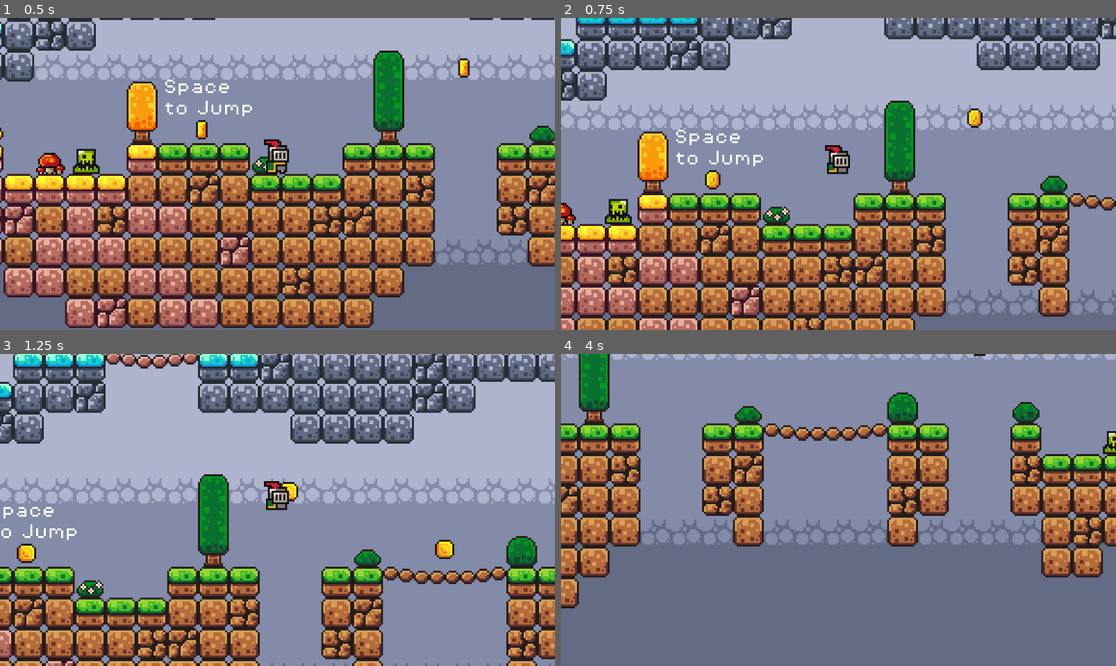
Above: before the commit, frames 1-4 (two rows, left to right).
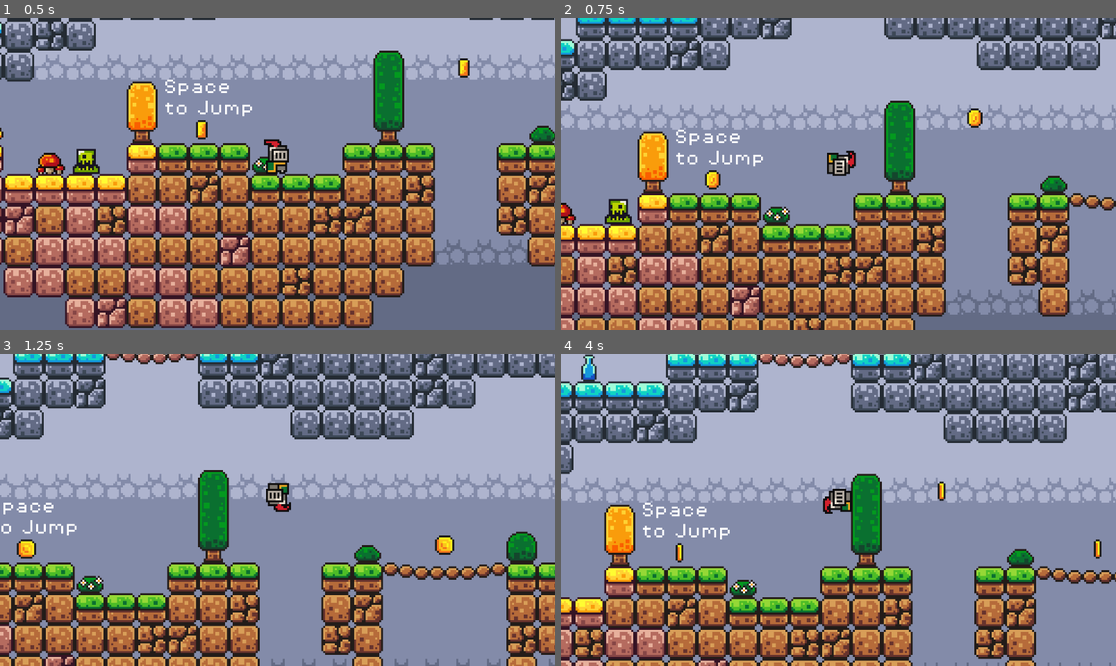
Above: after the commit, the same moments.

Repository: infi-defi/2d-platformer
Game: Godot game, scene res://scenes/game.tscn
Same seed, same stepped clock (60 frames per second), same inputs: the game is played once before the commit and once after it.
Inputs:
- Up to frame 1 (0.5 s): no input
- Up to frame 2 (0.75 s): hold D (move_right) from 0.53 s (still down); tap Space (jump) at 0.6 s
- Up to frame 3 (1.25 s): keep holding D (move_right); tap Space (jump) at 0.77, 1.07 s
- Up to frame 4 (4 s): tap Space (jump) at 1.35, 1.52, 1.82, 2.1, 2.85, 3.02, 3.32, 3.6, 3.77 s; release D (move_right) at 2.03 s; hold A (move_left) 2.03-2.78 s; hold D (move_right) from 2.78 s (still down)

Frame 1 is identical in both runs. In frame 2, 0.3% of the frame differs, in the area x 47-54%, y 40-51%; in frame 3, 32%; in frame 4, 92%, in the area x 0-100%, y 0-100%.

Commit message:
added cayote time, double jumps, death animation

Diff:
--- a/project.godot
+++ b/project.godot
@@ -39,6 +39,11 @@
 , Object(InputEventKey,"resource_local_to_scene":false,"resource_name":"","device":-1,"window_id":0,"alt_pressed":false,"shift_pressed":false,"ctrl_pressed":false,"meta_pressed":false,"pressed":false,"keycode":0,"physical_keycode":4194321,"key_label":0,"unicode":0,"echo":false,"script":null)
 ]
 }
+dash={
+"deadzone": 0.5,
+"events": [Object(InputEventKey,"resource_local_to_scene":false,"resource_name":"","device":-1,"window_id":0,"alt_pressed":false,"shift_pressed":false,"ctrl_pressed":false,"meta_pressed":false,"pressed":false,"keycode":0,"physical_keycode":4194325,"key_label":0,"unicode":0,"echo":false,"script":null)
+]
+}
 
 [rendering]
 
--- a/scenes/killzone.tscn
+++ b/scenes/killzone.tscn
@@ -7,7 +7,6 @@
 script = ExtResource("1_vy7hb")
 
 [node name="Timer" type="Timer" parent="."]
-wait_time = 0.6
 one_shot = true
 
 [connection signal="body_entered" from="." to="." method="_on_body_entered"]
--- a/scenes/player.tscn
+++ b/scenes/player.tscn
@@ -1,8 +1,28 @@
-[gd_scene load_steps=26 format=3 uid="uid://cmhux5uhvfbm4"]
+[gd_scene load_steps=34 format=3 uid="uid://cmhux5uhvfbm4"]
 
 [ext_resource type="Script" path="res://scripts/player.gd" id="1_sawhh"]
 [ext_resource type="Texture2D" uid="uid://i3d5icmugre" path="res://assets/sprites/knight.png" id="1_twc6m"]
 
+[sub_resource type="AtlasTexture" id="AtlasTexture_ofab5"]
+atlas = ExtResource("1_twc6m")
+region = Rect2(0, 224, 32, 32)
+
+[sub_resource type="AtlasTexture" id="AtlasTexture_8su0e"]
+atlas = ExtResource("1_twc6m")
+region = Rect2(64, 192, 32, 32)
+
+[sub_resource type="AtlasTexture" id="AtlasTexture_xy4eb"]
+atlas = ExtResource("1_twc6m")
+region = Rect2(32, 224, 32, 32)
+
+[sub_resource type="AtlasTexture" id="AtlasTexture_obbme"]
+atlas = ExtResource("1_twc6m")
+region = Rect2(64, 224, 32, 32)
+
+[sub_resource type="AtlasTexture" id="AtlasTexture_54btr"]
+atlas = ExtResource("1_twc6m")
+region = Rect2(96, 224, 32, 32)
+
 [sub_resource type="AtlasTexture" id="AtlasTexture_nh6xx"]
 atlas = ExtResource("1_twc6m")
 region = Rect2(0, 0, 32, 32)
@@ -19,9 +39,21 @@
 atlas = ExtResource("1_twc6m")
 region = Rect2(96, 0, 32, 32)
 
-[sub_resource type="AtlasTexture" id="AtlasTexture_kpxxl"]
+[sub_resource type="AtlasTexture" id="AtlasTexture_a3ac7"]
 atlas = ExtResource("1_twc6m")
 region = Rect2(64, 160, 32, 32)
+
+[sub_resource type="AtlasTexture" id="AtlasTexture_2dxsm"]
+atlas = ExtResource("1_twc6m")
+region = Rect2(96, 160, 32, 32)
+
+[sub_resource type="AtlasTexture" id="AtlasTexture_q6ukb"]
+atlas = ExtResource("1_twc6m")
+region = Rect2(128, 160, 32, 32)
+
+[sub_resource type="AtlasTexture" id="AtlasTexture_8utw3"]
+atlas = ExtResource("1_twc6m")
+region = Rect2(160, 160, 32, 32)
 
 [sub_resource type="AtlasTexture" id="AtlasTexture_n6s4n"]
 atlas = ExtResource("1_twc6m")
@@ -89,6 +121,26 @@
 
 [sub_resource type="SpriteFrames" id="SpriteFrames_x1xlw"]
 animations = [{
+"frames": [{
+"duration": 1.8,
+"texture": SubResource("AtlasTexture_ofab5")
+}, {
+"duration": 0.8,
+"texture": SubResource("AtlasTexture_8su0e")
+}, {
+"duration": 1.0,
+"texture": SubResource("AtlasTexture_xy4eb")
+}, {
+"duration": 1.0,
+"texture": SubResource("AtlasTexture_obbme")
+}, {
+"duration": 4.0,
+"texture": SubResource("AtlasTexture_54btr")
+}],
+"loop": false,
+"name": &"death",
+"speed": 5.0
+}, {
 "frames": [{
 "duration": 1.0,
 "texture": SubResource("AtlasTexture_nh6xx")
@@ -108,11 +160,20 @@
 }, {
 "frames": [{
 "duration": 1.0,
-"texture": SubResource("AtlasTexture_kpxxl")
+"texture": SubResource("AtlasTexture_a3ac7")
+}, {
+"duration": 1.0,
+"texture": SubResource("AtlasTexture_2dxsm")
+}, {
+"duration": 1.0,
+"texture": SubResource("AtlasTexture_q6ukb")
+}, {
+"duration": 1.0,
+"texture": SubResource("AtlasTexture_8utw3")
 }],
 "loop": true,
 "name": &"jump",
-"speed": 5.0
+"speed": 10.0
 }, {
 "frames": [{
 "duration": 1.0,
@@ -185,3 +246,7 @@
 [node name="CollisionShape2D" type="CollisionShape2D" parent="."]
 position = Vector2(0, -5)
 shape = SubResource("CircleShape2D_vo4pf")
+
+[node name="cayoteTimer" type="Timer" parent="."]
+wait_time = 0.15
+one_shot = true
--- a/scripts/coin.gd
+++ b/scripts/coin.gd
@@ -3,6 +3,7 @@
 @onready var game_manager = %"game manager"
 @onready var animation_player = $AnimationPlayer
 
+#Coin pickup func.
 func _on_body_entered(body):
 	game_manager.addPoint()
 	animation_player.play("pickup")
--- a/scripts/game_manager.gd
+++ b/scripts/game_manager.gd
@@ -1,8 +1,8 @@
 extends Node
 
+@onready var score_label = $scoreLabel
+
 var score = 0
-
-@onready var score_label = $scoreLabel
 
 func addPoint():
 	score += 1
--- a/scripts/killzone.gd
+++ b/scripts/killzone.gd
@@ -1,12 +1,14 @@
 extends Area2D
+
 @onready var timer = $Timer
 
 
 func _on_body_entered(body):
-	print("You died")
-	Engine.time_scale = 0.5
-	body.get_node("CollisionShape2D").queue_free()
-	timer.start()
+	if body.has_method("die") && !body.dead:
+		print("You died")
+		body.die()
+		Engine.time_scale = 0.5
+		timer.start()
 
 func _on_timer_timeout():
 	Engine.time_scale = 1
--- a/scripts/player.gd
+++ b/scripts/player.gd
@@ -1,43 +1,51 @@
 extends CharacterBody2D
 
+@onready var cayoteTimer = $cayoteTimer
+@onready var animated_sprite = $AnimatedSprite2D
 
-const SPEED = 130.0
+const DEFUALT_SPEED = 130.0
 const JUMP_VELOCITY = -250.0
+const extra_jumps = 1
+var dead = false
+var SPEED = DEFUALT_SPEED
+var jumps = extra_jumps
 
-
-# Get the gravity from the project settings to be synced with RigidBody nodes.
+#Get the gravity from the project settings to be synced with RigidBody nodes.
 var gravity = ProjectSettings.get_setting("physics/2d/default_gravity")
 
-@onready var animated_sprite = $AnimatedSprite2D
+#Main function
+func _physics_process(delta):
 
-func _physics_process(delta):
-	# Add the gravity.
-	if not is_on_floor():
+	#Add the gravity.
+	if !is_on_floor():
 		velocity.y += gravity * delta
-
-	# Handle jump.
-	if Input.is_action_just_pressed("jump") and is_on_floor():
-		velocity.y = JUMP_VELOCITY
 
 	#Get input direction: -1,0,1
 	var direction = Input.get_axis("move_left", "move_right")
 
 	#Flip sprite
-	if direction > 0:
-		animated_sprite.flip_h = false
-	elif direction < 0:
-		animated_sprite.flip_h = true
+	if !dead:
+		if direction > 0:
+			animated_sprite.flip_h = false
+		elif direction < 0:
+			animated_sprite.flip_h = true
 
 	#Play animations
-	if is_on_floor():
-		if direction == 0:
-			animated_sprite.play("idle")
+	if dead:
+		$AnimatedSprite2D.play("death")
+	else:
+		if is_on_floor():
+			if direction == 0:
+				animated_sprite.play("idle")
+			else:
+				animated_sprite.play("run")
 		else:
-			animated_sprite.play("run")
-	else:
-		animated_sprite.play("jump")
+			animated_sprite.play("jump")
 
 
+	#Handle jump.
+	if Input.is_action_just_pressed("jump"):
+		jump()
 
 	#Apply movement
 	if direction:
@@ -45,4 +53,24 @@
 	else:
 		velocity.x = move_toward(velocity.x, 0, SPEED)
 
+
+	var was_on_floor = is_on_floor()
+
 	move_and_slide()
+
+	#Cayote timer for jumps.
+	if was_on_floor && !is_on_floor():
+		cayoteTimer.start()
+
+
+func jump():
+	if !dead && (is_on_floor() || !cayoteTimer.is_stopped() || jumps != 0):
+		velocity.y = JUMP_VELOCITY
+		jumps += -1
+	if is_on_floor():
+		jumps = extra_jumps
+
+func die():
+	dead = true
+	SPEED = 0
+	velocity.x = 0
--- a/scripts/slime.gd
+++ b/scripts/slime.gd
@@ -1,13 +1,11 @@
 extends Node2D
-
-const SPEED = 60
-
-var direction = 1
 
 @onready var raycast_right = $"Raycast right"
 @onready var raycast_left = $"Raycast left"
 @onready var animated_sprite = $AnimatedSprite2D
 
+const SPEED = 60
+var direction = 1
 
 # Called every frame. 'delta' is the elapsed time since the previous frame.
 func _process(delta):
Not shown, added: LICENSE
Not shown, changed: README.md
